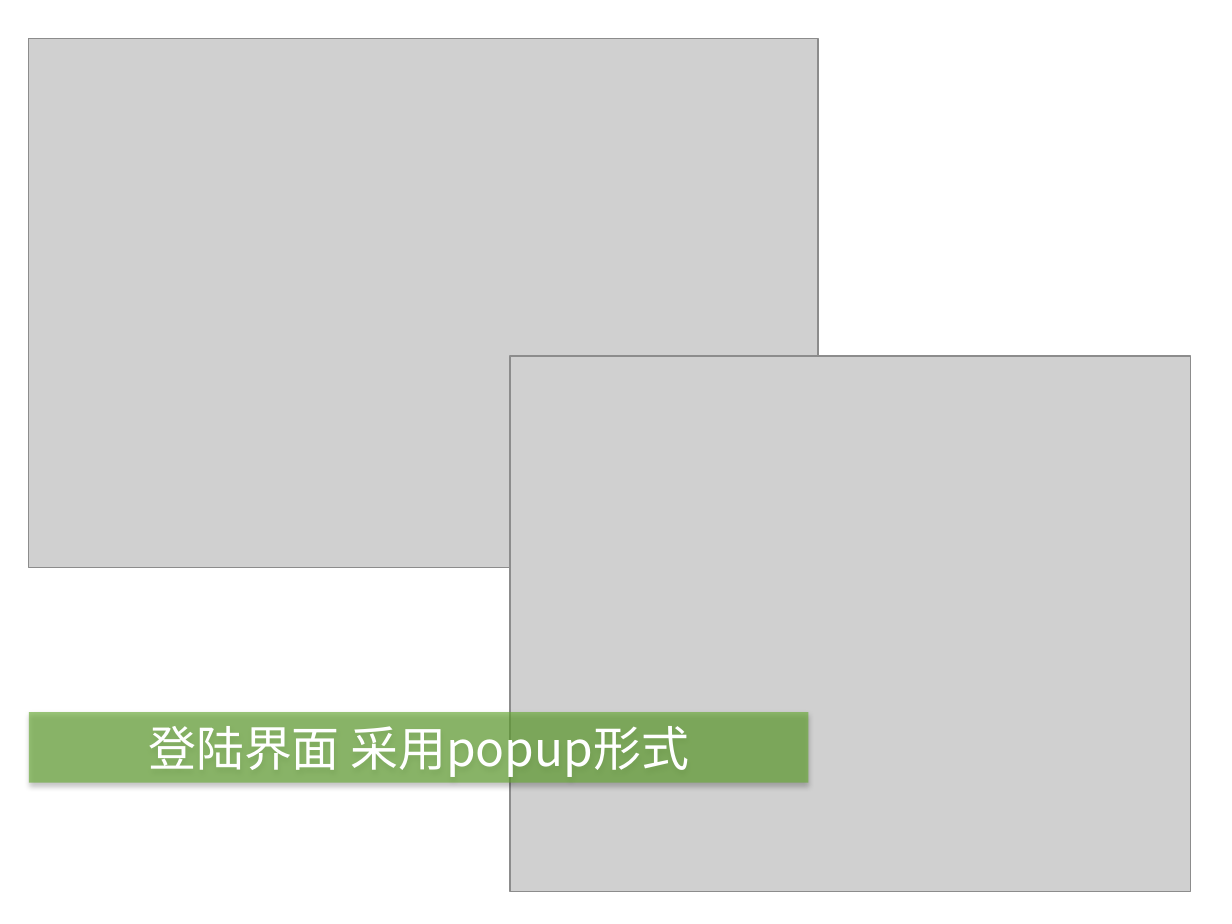
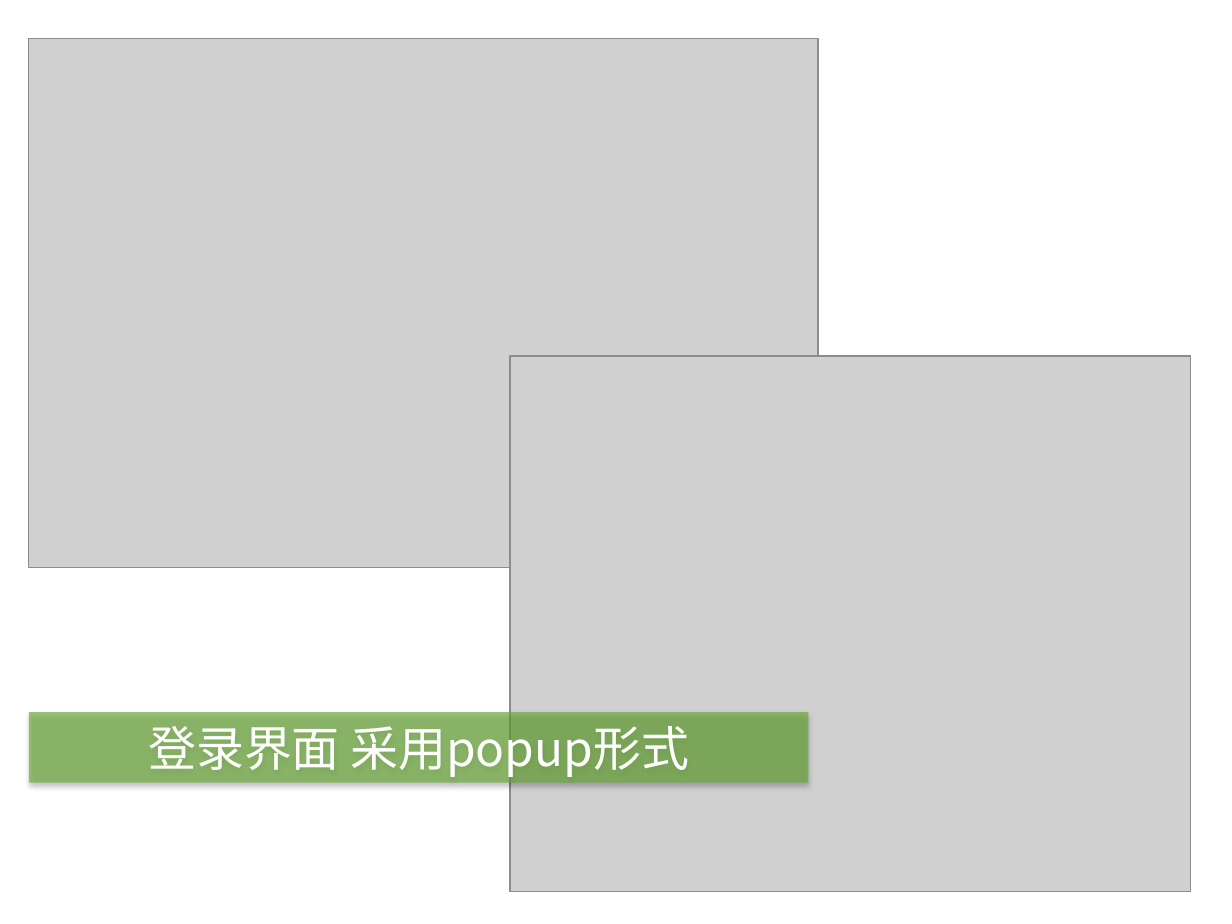
Before and after one commit to aisensiy/meiwei2, a slide deck: slide 4 of research.pptx (slide 2 before the commit). Drawn at 1232x924 pixels with LibreOffice and Linux fonts; fonts in the diff are those of the drawing; grey boxes stand for pictures. Boxes give left, top, right and bottom in pixels: in the first picture for what was removed or moved away, otherwise in the second. Text is boxed around its words. In the diff, an @@ line names an element or a change of style, - is before the commit and + after.

```diff
--- a/research.pptx
+++ b/research.pptx
@@ text in rectangle at [148, 726, 689, 777]: text changed @@
-登陆界面 采用popup形式
+登录界面 采用popup形式
```
Also in this commit, not shown: 2 other slides changed, 1 slide added.
